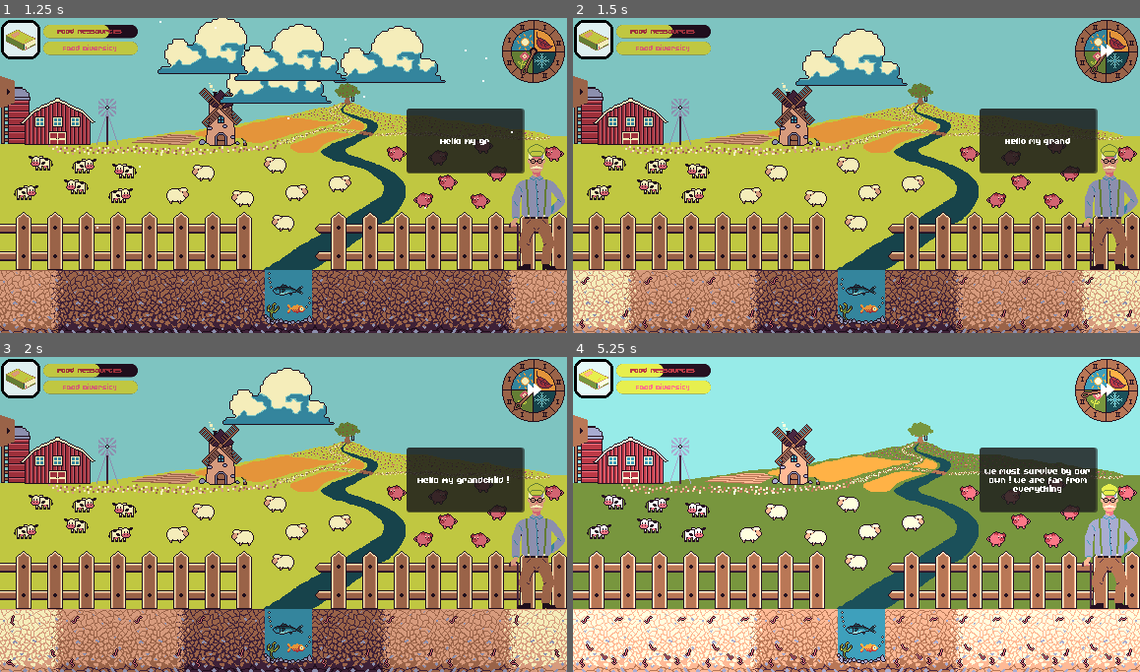
Above: before the commit, frames 1-4 (two rows, left to right).
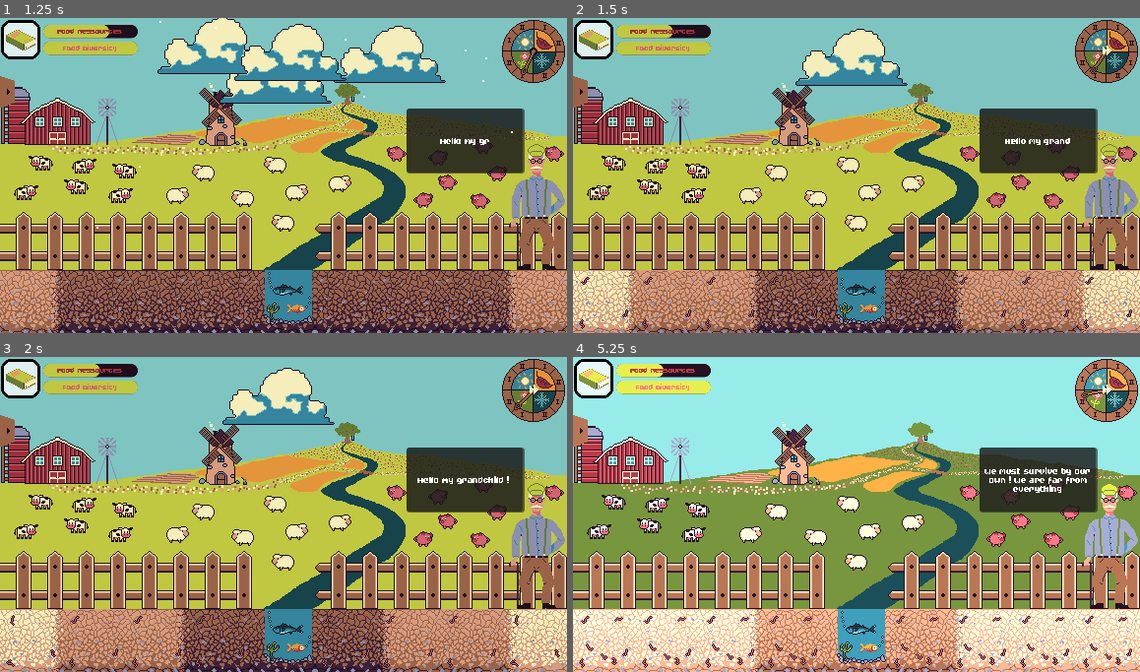
Above: after the commit, the same moments.

Repository: JustAlternate/Regenerative_Game_Jam
Game: Godot game, scene res://Scenes/menu.tscn
Same seed, same stepped clock (60 frames per second), same inputs: the game is played once before the commit and once after it.
Inputs (mouse positions are in pixels of both pictures, inside the frame that each line leads up to):
- Up to frame 1 (1.25 s): click "Play" at 0.5 s
- Up to frame 2 (1.5 s): click (1105, 49) at 1.25 s
- Up to frame 3 (2 s): no input
- Up to frame 4 (5.25 s): click (590, 429) at 2 s; click (1037, 479) at 2.77 s; click (590, 429) at 3.5 s; click (1037, 479) at 4.27 s; click (1105, 388) at 5 s

Frame 1 is identical in both runs. In frame 2, less than 0.1% of the frame differs, in the area x 93-96%, y 8-13%; in frame 3, less than 0.1%; in frame 4, less than 0.1%.

Commit message:
clock petites anims pas piquées des anetons vous en pensez quoi moi je trouve que c'est pas mal j'ai pas bien dormi cette nuit enfin bref à plus

Diff:
--- a/Scenes/clock.tscn
+++ b/Scenes/clock.tscn
@@ -1,10 +1,10 @@
 [gd_scene load_steps=40 format=3 uid="uid://slb4mijat6jh"]
 
 [ext_resource type="Script" path="res://Scripts/Clock.gd" id="1_23s68"]
-[ext_resource type="Texture2D" uid="uid://bgcd1d754bh7d" path="res://Assets/sprites/clock/clock_background.png" id="2_7aaup"]
-[ext_resource type="Texture2D" uid="uid://sgfqqi8ay17x" path="res://Assets/sprites/clock/clock_hand.png" id="3_erggn"]
-[ext_resource type="Texture2D" uid="uid://cq3qrmcluu8l0" path="res://Assets/sprites/clock/clock_advance_time.png" id="4_l7wrc"]
-[ext_resource type="AudioStream" uid="uid://c4dydankwg0vq" path="res://Assets/sfx/clock_tick.wav" id="5_80v2i"]
+[ext_resource type="Texture2D" uid="uid://cfobqweci08qy" path="res://Assets/sprites/clock/clock_background.png" id="2_7aaup"]
+[ext_resource type="Texture2D" uid="uid://dqg08pxuur238" path="res://Assets/sprites/clock/clock_hand.png" id="3_erggn"]
+[ext_resource type="Texture2D" uid="uid://br6w8af42c8et" path="res://Assets/sprites/accelerated_button.png" id="4_e4dpt"]
+[ext_resource type="AudioStream" uid="uid://7rx44mg5v8ka" path="res://Assets/sfx/clock_tick.wav" id="5_80v2i"]
 
 [sub_resource type="SpriteFrames" id="SpriteFrames_sxf4i"]
 animations = [{
@@ -304,8 +304,8 @@
 offset_right = 109.0
 offset_bottom = 108.0
 scale = Vector2(0.3, 0.3)
-texture_pressed = ExtResource("4_l7wrc")
-texture_hover = ExtResource("4_l7wrc")
+texture_pressed = ExtResource("4_e4dpt")
+texture_hover = ExtResource("4_e4dpt")
 stretch_mode = 3
 
 [node name="TickSFX" type="AudioStreamPlayer" parent="."]
@@ -314,4 +314,6 @@
 
 [connection signal="animation_finished" from="ArrowSprite" to="." method="_on_arrow_sprite_animation_finished"]
 [connection signal="animation_looped" from="ArrowSprite" to="." method="_on_arrow_sprite_animation_looped"]
+[connection signal="mouse_entered" from="TextureButton" to="." method="_on_texture_button_mouse_entered"]
+[connection signal="mouse_exited" from="TextureButton" to="." method="_on_texture_button_mouse_exited"]
 [connection signal="pressed" from="TextureButton" to="." method="_on_texture_button_pressed"]
--- a/Scripts/Clock.gd
+++ b/Scripts/Clock.gd
@@ -36,9 +36,24 @@
 	increase_phase()
 
 
-
-
 func _on_arrow_sprite_animation_looped():
 	print("reçu")
 	$ArrowSprite.stop()
 	$ArrowSprite.frame = 3
+
+func phase_after(i : int):
+	return (i+1)%8
+
+func _on_texture_button_mouse_entered():
+	if GlobalVariables.game_state == "clock":
+		return
+	else:
+		$ArrowSprite.animation = str(phase_after(current_phase))
+		$ArrowSprite.frame = 0
+
+func _on_texture_button_mouse_exited():
+	if GlobalVariables.game_state == "clock":
+		return
+	else:
+		$ArrowSprite.animation = str(current_phase)
+		$ArrowSprite.frame = 3
Binary file changed: Assets/sprites/accelerated_button.png
